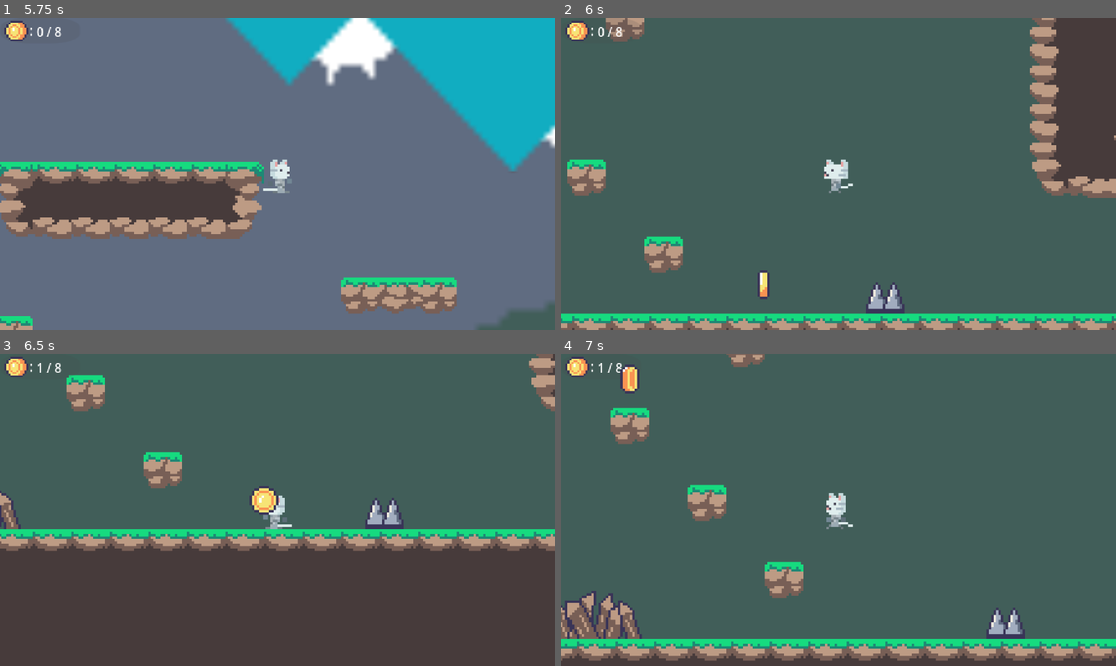
Above: before the commit, frames 1-4 (two rows, left to right).
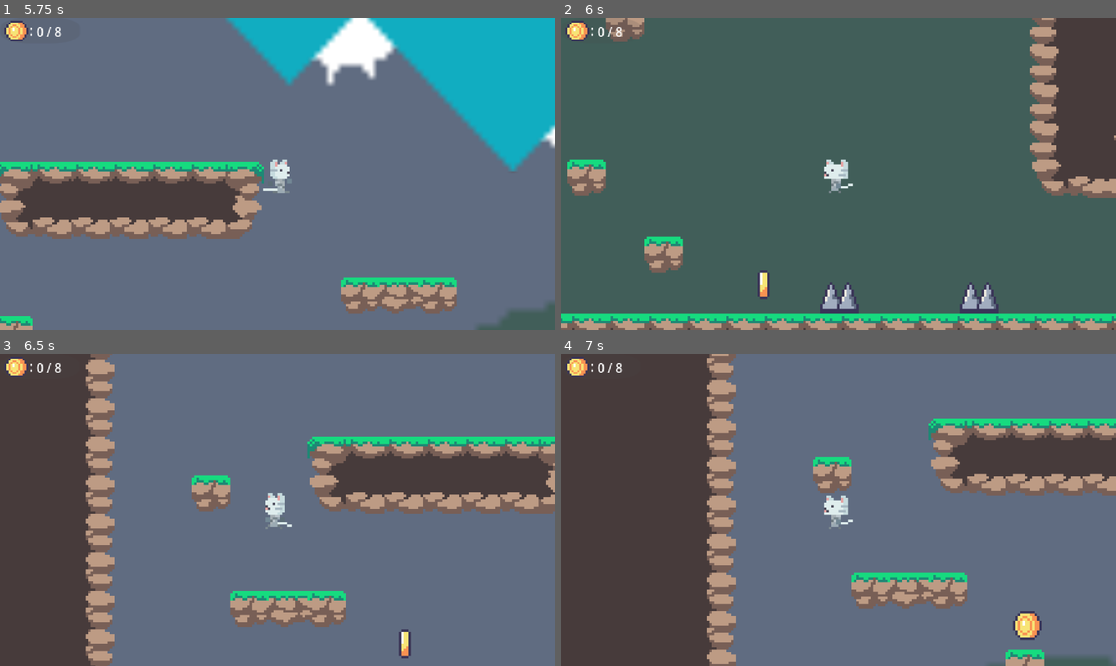
Above: after the commit, the same moments.

Repository: agonzalezla/Godot4-MichiAndTheLostCoins
Game: Godot game, scene res://Scenes/Level3.tscn
Same seed, same stepped clock (60 frames per second), same inputs: the game is played once before the commit and once after it. This scene is started directly instead of the project's main scene.
Inputs:
- Up to frame 1 (5.75 s): tap Enter (ui_accept) at 0.5, 0.77, 1.52, 3.02, 3.77, 4.52 s; hold Right (ui_right) 0.53-2.03 s; hold Left (ui_left) 2.03-2.78 s; hold Right (ui_right) 2.78-4.28 s; hold Left (ui_left) 4.28-5.03 s; hold Right (ui_right) from 5.03 s (still down)
- Up to frame 2 (6 s): release Right (ui_right) at 5.78 s; hold Left (ui_left) from 5.78 s (still down)
- Up to frame 3 (6.5 s): keep holding Left (ui_left); tap Enter (ui_accept) at 6.02 s
- Up to frame 4 (7 s): keep holding Left (ui_left); tap Enter (ui_accept) at 6.77 s

Frame 1 is identical in both runs. In frame 2, 1.5% of the frame differs, in the area x 46-79%, y 84-95%; in frame 3, 93%; in frame 4, 99%, in the area x 0-100%, y 0-100%.

Commit message:
[V-0.1.7]: Corregido error cambio de niveles

Diff:
--- a/Scenes/Level3.tscn
+++ b/Scenes/Level3.tscn
@@ -143,7 +143,7 @@
 position = Vector2(250, 2)
 
 [node name="SpikeTrap3" parent="Traps" instance=ExtResource("6_084pi")]
-position = Vector2(89, 194)
+position = Vector2(70, 194)
 
 [node name="SpikeTrap4" parent="Traps" instance=ExtResource("6_084pi")]
-position = Vector2(254, 194)
+position = Vector2(128, 194)
--- a/Scripts/main_menu.gd
+++ b/Scripts/main_menu.gd
@@ -8,7 +8,7 @@
 
 
 func _on_start_game_button_pressed() -> void:
-	get_tree().change_scene_to_file("res://Scenes/Level.tscn")
+	get_tree().change_scene_to_file("res://Scenes/Level1.tscn")
 
 
 func _on_quit_game_button_pressed() -> void:
--- a/Scripts/ui.gd
+++ b/Scripts/ui.gd
@@ -3,47 +3,43 @@
 var coins = 0 # Numero de monedas recogidas por el jugador
 var totalCoinsInLevel = 0 # Numero de monedas totales en el nivel
 
+# Lista fija de niveles en orden
+var levels = [
+	"res://Scenes/Level1.tscn",
+	"res://Scenes/Level2.tscn",
+    "res://Scenes/Level3.tscn"
+]
+
 func _ready():
 	await get_tree().process_frame  # Espera un frame para asegurar que todo esté en escena
 
-	# Mostrar el contador inicial
-	#$CoinsCollectedText.text = str(coins)
-
-	# Obtener todos los nodos del grupo
+	# Obtener todos los nodos del grupo de monedas
 	var coins_gold = get_tree().get_nodes_in_group("CoinsGoldGroup")
-
-	# Guardar el total
 	totalCoinsInLevel = coins_gold.size()
 
-	# Mostrar el contador inicial
+	# Mostrar contador inicial
 	$CoinsCollectedText.text = str(coins) + " / " + str(totalCoinsInLevel)
 
-	# Conectar cada uno
+	# Conectar cada moneda al handler
 	for coin in coins_gold:
 		coin.coinCollected.connect(handlerCoinCollected)
 
+
 func handlerCoinCollected():
 	coins += 1
-	#$CoinsCollectedText.text = str(coins)
 	$CoinsCollectedText.text = str(coins) + " / " + str(totalCoinsInLevel)
 
-	var current_scene_name = get_tree().current_scene.name
-
 	# Cambiar de nivel al recoger todas las monedas
-	#if coins == totalCoinsInLevel && current_scene_name == "Level":
-	#	get_tree().change_scene_to_file("res://Scenes/Level2.tscn")
-	#if coins == totalCoinsInLevel && current_scene_name == "Level2":
-	#	get_tree().change_scene_to_file("res://Scenes/Level2.tscn")
-
-	# Cambiar de nivel al recoger todas las monedas, detecta el nivel actual y salta al siguiente.
 	if coins == totalCoinsInLevel:
 		await get_tree().create_timer(0.2).timeout
-		#get_tree().change_scene_to_file("res://Scenes/Level" + str(int(get_tree().current_scene.name) + 1)  + ".tscn")
+		go_to_next_level()
 
-		var current_level_num = int(get_tree().current_scene.name)
-		var next_level_path = "res://Scenes/Level" + str(current_level_num + 1) + ".tscn"
 
-		if FileAccess.file_exists(next_level_path):
-			get_tree().change_scene_to_file(next_level_path)
-		else:
-			get_tree().change_scene_to_file("res://Scenes/ComingSoon.tscn")
+func go_to_next_level():
+	var current_path = get_tree().current_scene.scene_file_path
+	var index = levels.find(current_path)
+
+	if index != -1 and index + 1 < levels.size():
+		get_tree().change_scene_to_file(levels[index + 1])
+	else:
+		get_tree().change_scene_to_file("res://Scenes/ComingSoon.tscn")
Renamed: Scenes/Level.tscn -> Scenes/Level1.tscn
Not shown, changed: CHANGELOG.md
Not shown, removed: Scenes/Level.tscn4316609859.tmp
